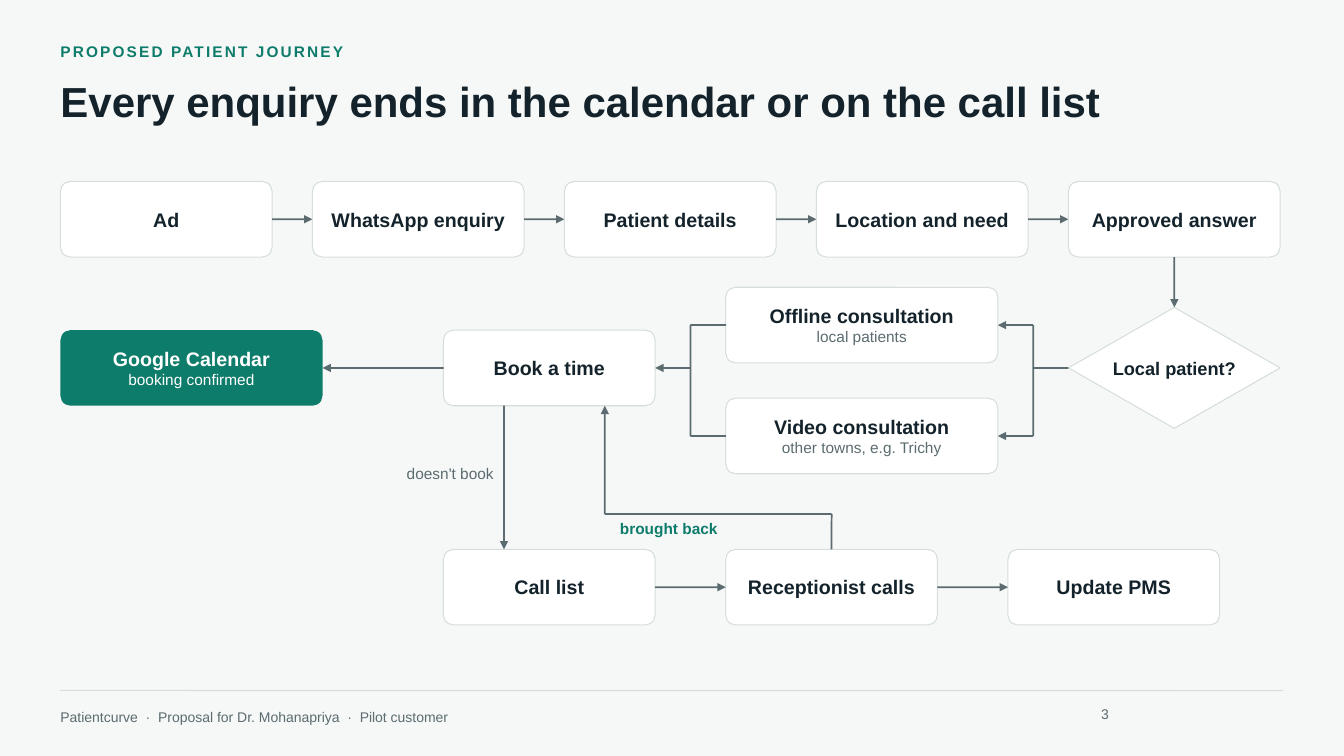
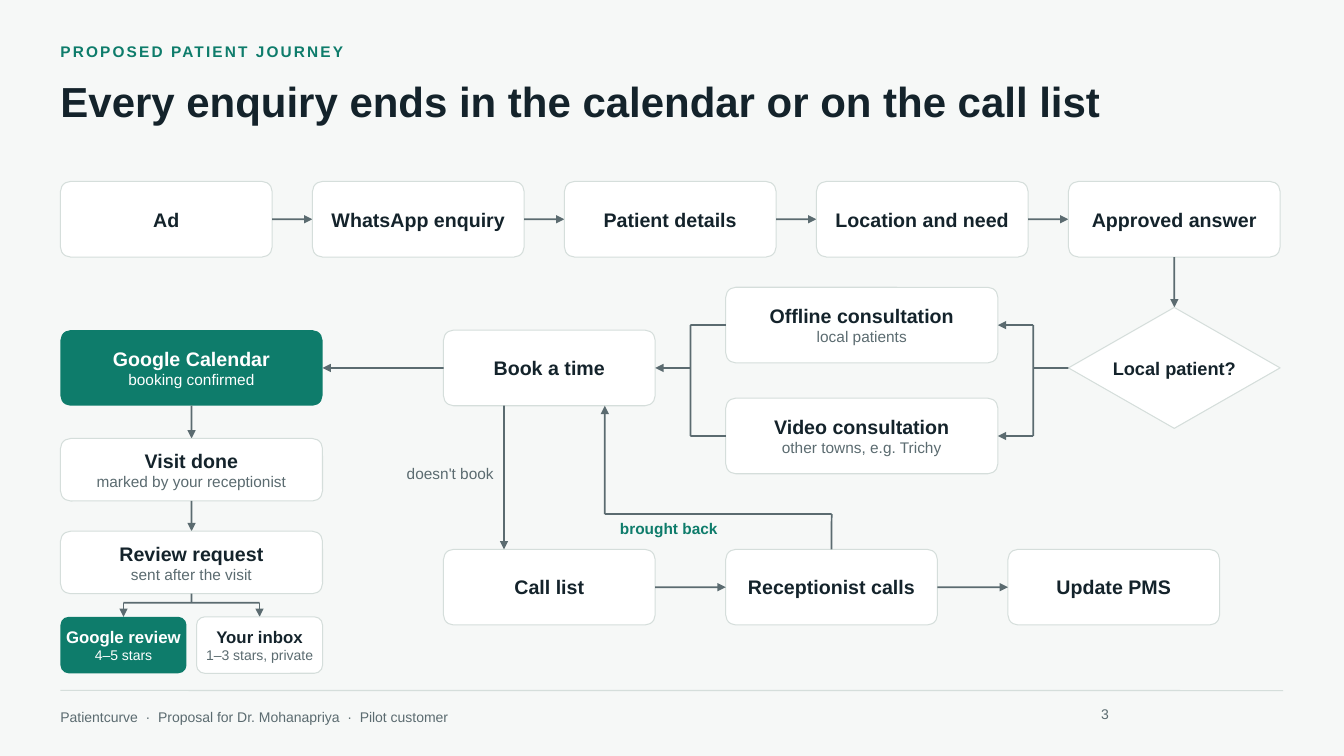
Before and after one commit to HARRISHG/staff-chat-flow, a slide deck: slide 3 of Patientcurve-Proposal-Dr-Mohanapriya.pptx. Drawn at 1344x756 pixels with LibreOffice and Linux fonts; fonts in the diff are those of the drawing; background and template pictures are left out. Boxes give left, top, right and bottom in pixels: in the first picture for what was removed or moved away, otherwise in the second. Text is boxed around its words. In the diff, an @@ line names an element or a change of style, - is before the commit and + after.

```diff
--- a/Patientcurve-Proposal-Dr-Mohanapriya.pptx
+++ b/Patientcurve-Proposal-Dr-Mohanapriya.pptx
@@ arrow added from (192, 406) to (192, 439), #5B6B70 1.25 pt @@
@@ rounded rectangle added at (60, 439, 323, 501), fill #FFFFFF, outline #D5DEDB 0.75 pt @@
@@ text added at (97, 453, 286, 490), 11 pt, text #5B6B70 @@
+Visit done
+marked by your receptionist
@@ arrow added from (192, 501) to (192, 531), #5B6B70 1.25 pt @@
@@ rounded rectangle added at (60, 531, 323, 594), fill #FFFFFF, outline #D5DEDB 0.75 pt @@
@@ text added at (119, 546, 263, 580), 11 pt, text #5B6B70 @@
+Review request
+sent after the visit
@@ line added from (192, 594) to (192, 603), #5B6B70 1.25 pt @@
@@ rounded rectangle added at (60, 617, 187, 674), fill #0E7C6B @@
@@ line added from (124, 603) to (260, 603), #5B6B70 1.25 pt @@
@@ arrow added from (124, 603) to (124, 617), #5B6B70 1.25 pt @@
@@ rounded rectangle added at (197, 617, 323, 674), fill #FFFFFF, outline #D5DEDB 0.75 pt @@
@@ arrow added from (260, 603) to (260, 617), #5B6B70 1.25 pt @@
@@ text added at (66, 631, 180, 660), 12 pt, text #FFFFFF, bold @@
+Google review
+4–5 stars
@@ text added at (206, 631, 313, 663), 10 pt, text #5B6B70 @@
+Your inbox
+1–3 stars, private
```
Also in this commit, not shown: 1 other file.
